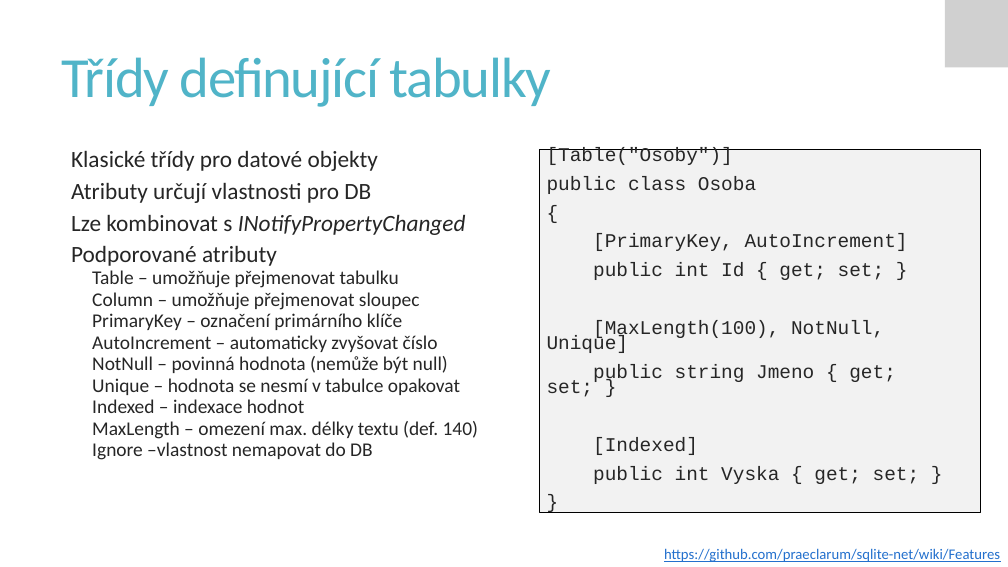
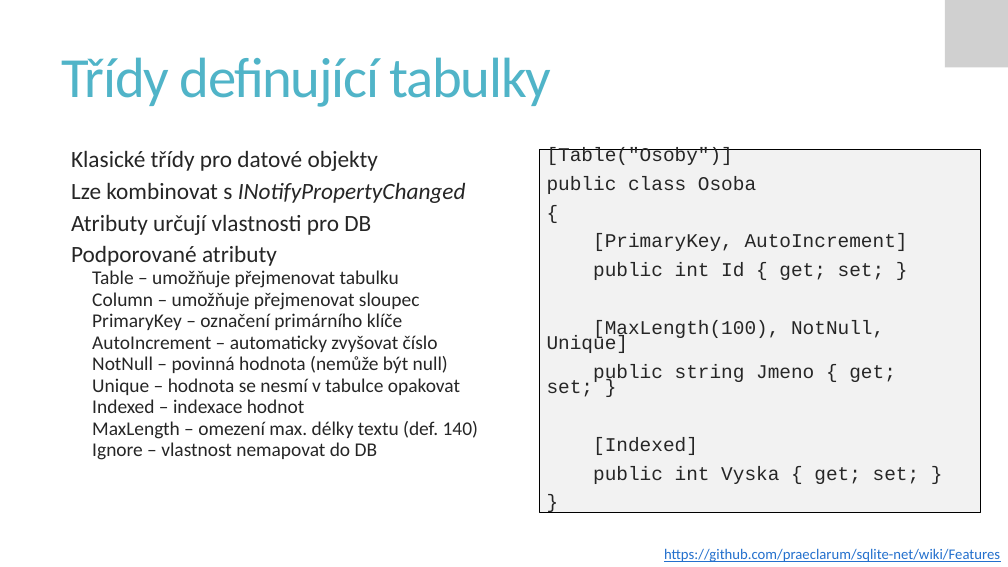
Before and after one commit to PetrVobornik/prednasky, a slide deck: slide 9 of Xamarin.Forms/06-UkladaniDat/ukladani-dat.ppsx. Drawn at 1008x567 pixels with LibreOffice and Linux fonts; fonts in the diff are those of the drawing; grey boxes stand for pictures. Boxes give left, top, right and bottom in pixels: in the first picture for what was removed or moved away, otherwise in the second. Text is boxed around its words. In the diff, an @@ line names an element or a change of style, - is before the commit and + after.

```diff
--- a/Xamarin.Forms/06-UkladaniDat/ukladani-dat.ppsx
+++ b/Xamarin.Forms/06-UkladaniDat/ukladani-dat.ppsx
@@ text at (71, 182, 466, 203): paragraph added @@
+  Lze kombinovat s INotifyPropertyChanged
@@ text at (71, 214, 466, 235): paragraph removed @@
-  Lze kombinovat s INotifyPropertyChanged
@@ text at (92, 442, 377, 460): spaces changed @@
-    Ignore –vlastnost nemapovat do DB
+    Ignore – vlastnost nemapovat do DB
```
Also in this commit, not shown: 3 other files.
